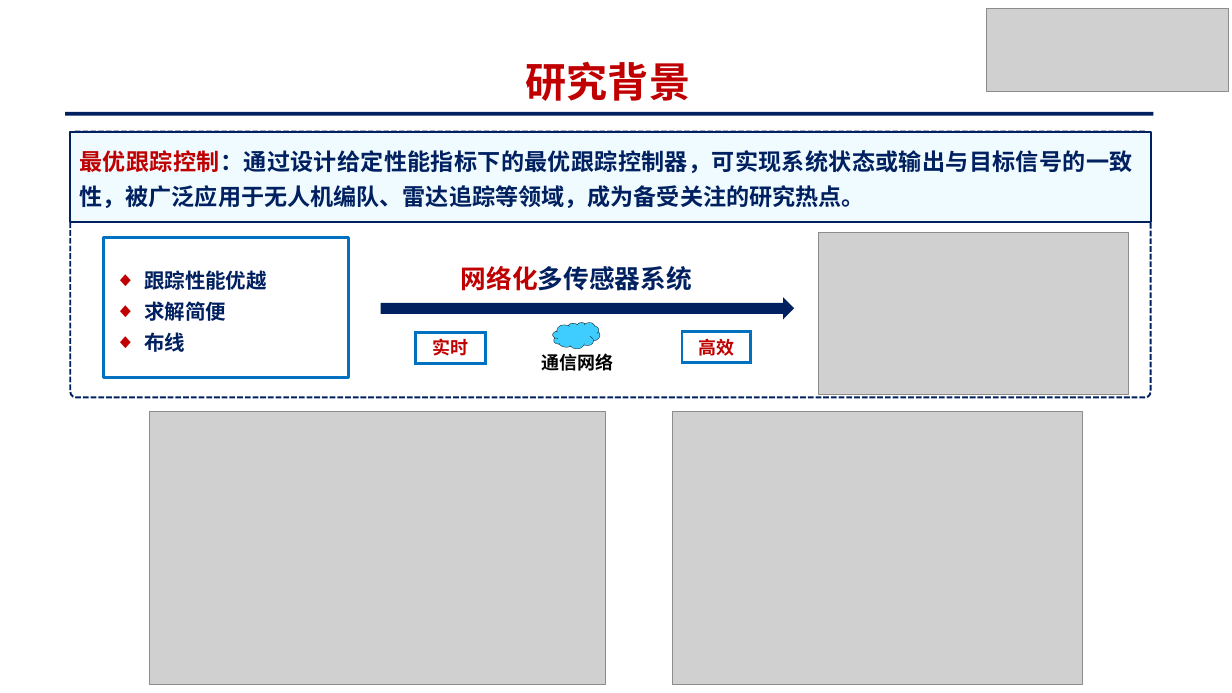
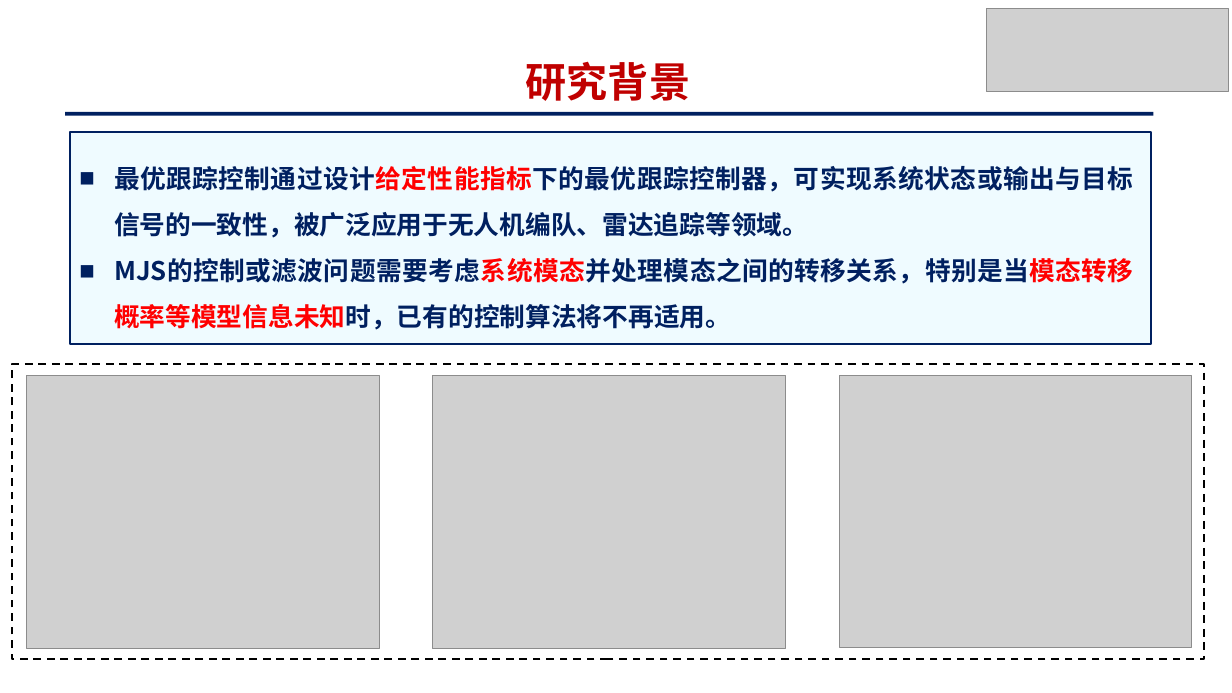
Before and after one commit to yck0609/master-thesis, a slide deck: slide 4 of PPT/基于策略迭代的马尔可夫跳变系统最优跟踪控制_姚才康.pptx. Drawn at 1232x693 pixels with LibreOffice and Linux fonts; fonts in the diff are those of the drawing; grey boxes stand for pictures. Boxes give left, top, right and bottom in pixels: in the first picture for what was removed or moved away, otherwise in the second. Text is boxed around its words. In the diff, an @@ line names an element or a change of style, - is before the commit and + after.

```diff
--- a/PPT/基于策略迭代的马尔可夫跳变系统最优跟踪控制_姚才康.pptx
+++ b/PPT/基于策略迭代的马尔可夫跳变系统最优跟踪控制_姚才康.pptx
@@ rounded rectangle: place and size @@
-rounded rectangle at box(70, 131, 1151, 222)
+rounded rectangle at box(70, 131, 1151, 344)
@@ rounded rectangle removed at box(70, 131, 1151, 397) @@
@@ text at box(114, 166, 1134, 330): text changed; size 18 to 20 pt @@
-最优跟踪控制：通过设计给定性能指标下的最优跟踪控制器，可实现系统状态或输出与目标信号的一致性，被广泛应用于无人机编队、雷达追踪等领域，成为备受关注的研究热点。
+■ 最优跟踪控制通过设计给定性能指标下的最优跟踪控制器，可实现系统状态或输出与目标信号的一致性，被广泛应用于无人机编队、雷达追踪等领域。
+■ MJS的控制或滤波问题需要考虑系统模态并处理模态之间的转移关系，特别是当模态转移概率等模型信息未知时，已有的控制算法将不再适用。
@@ rectangle removed at box(104, 238, 348, 378) @@
@@ picture removed at box(819, 232, 1128, 395) @@
@@ text removed at box(461, 266, 692, 291) @@
-网络化多传感器系统
@@ text removed at box(144, 270, 267, 352) @@
-◆ 跟踪性能优越
-◆ 求解简便
-◆ 布线
@@ right arrow removed at box(381, 298, 795, 320) @@
@@ cloud removed at box(553, 323, 600, 349) @@
@@ rectangle removed at box(415, 333, 486, 364) @@
-实时
@@ text removed at box(541, 353, 613, 371) @@
-通信网络
@@ rectangle removed at box(682, 332, 750, 363) @@
-高效
@@ rectangle added at box(12, 364, 1204, 660), outline #000000 1.5 pt dashed @@
@@ picture: place and size @@
-picture at box(150, 412, 605, 685)
+picture at box(27, 375, 380, 648)
@@ picture: place and size @@
-picture at box(673, 411, 1082, 684)
+picture at box(433, 375, 786, 648)
@@ picture added at box(839, 375, 1192, 647) @@
```
Also in this commit, not shown: 3 other slides changed, 1 slide added, 2 slides removed, 6 other files.
